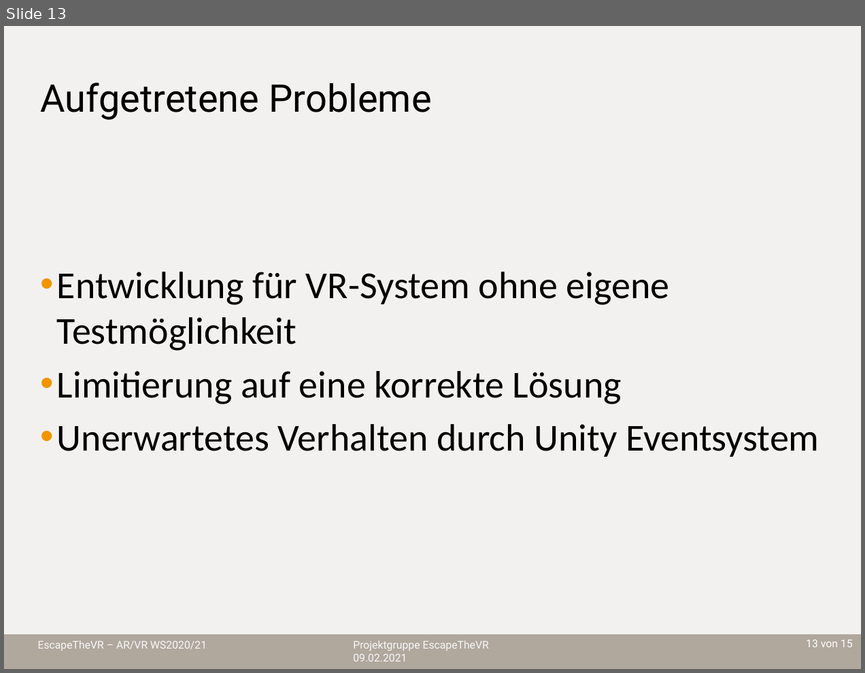
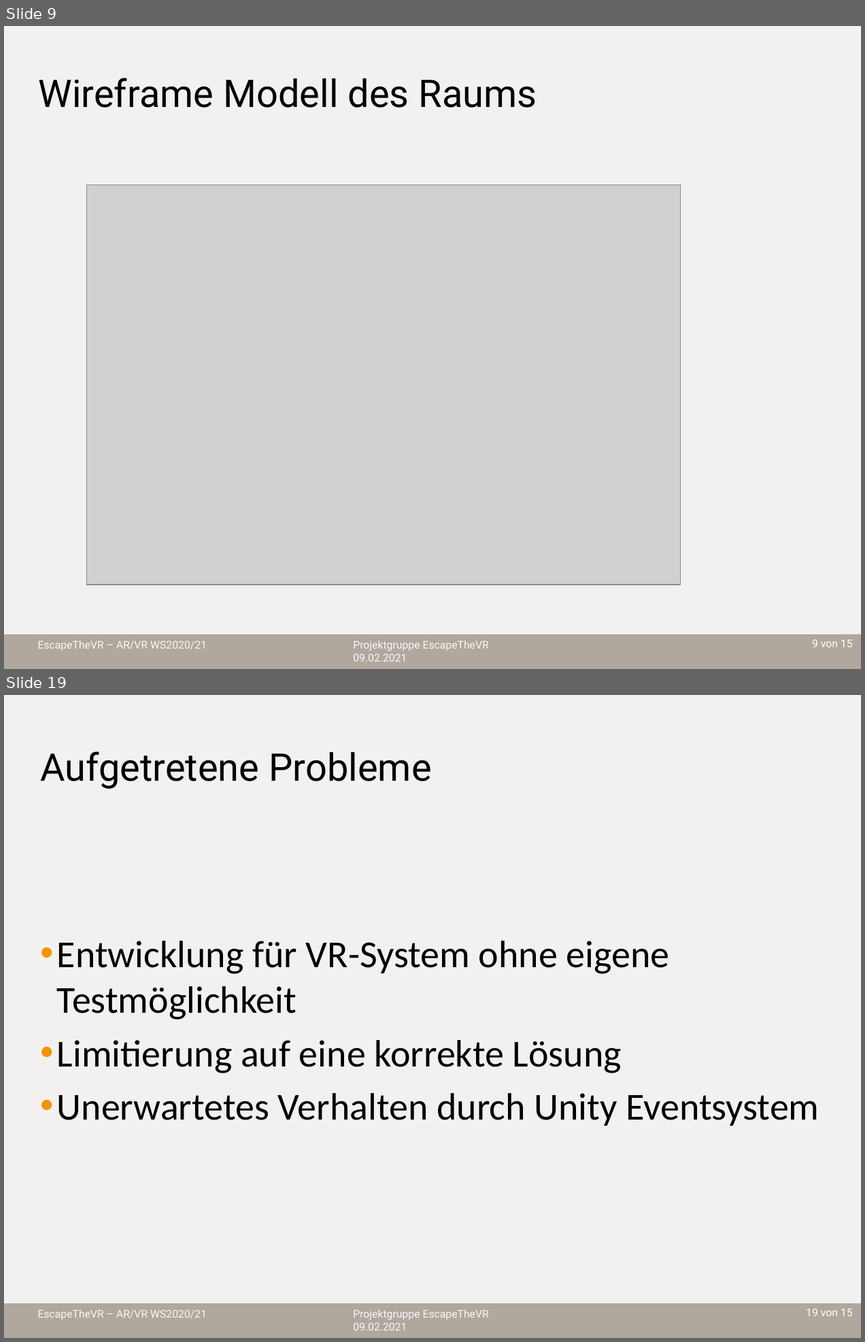
Before and after one commit to sebastian-steindl/EscapeTheVR, a slide deck: Präsentation.pptx. Shown one above the other, each under a label of ours: slide 13 before the commit, slides 9 and 19 after it; the slides between them are not shown. The pictures are 865x673 and 865x1342 pixels, drawn with LibreOffice and Linux fonts; fonts in the diff are those of the drawing; grey boxes stand for pictures; background and template pictures are left out. Boxes give left, top, right and bottom in pixels: in the first picture for what was removed or moved away, otherwise in the second. Text is boxed around its words. In the diff, an @@ line names an element or a change of style, - is before the commit and + after.

```diff
--- a/Präsentation.pptx
+++ b/Präsentation.pptx
@@ slide 9 added at box(4, 26, 861, 669), background #FFFFFF; not listed: 5 template elements that a slide beside it also shows @@
@@ title added at box(39, 78, 537, 108), 32 pt, text #000000 @@
+Wireframe Modell des Raums
@@ picture added at box(87, 184, 681, 584) @@
@@ what was slide 13 is now slide 19 @@
@@ page number at box(806, 1308, 853, 1316): text changed @@
-13 von 15
+19 von 15
```
Also in this commit, not shown: 8 slides changed, 5 other slides added.
